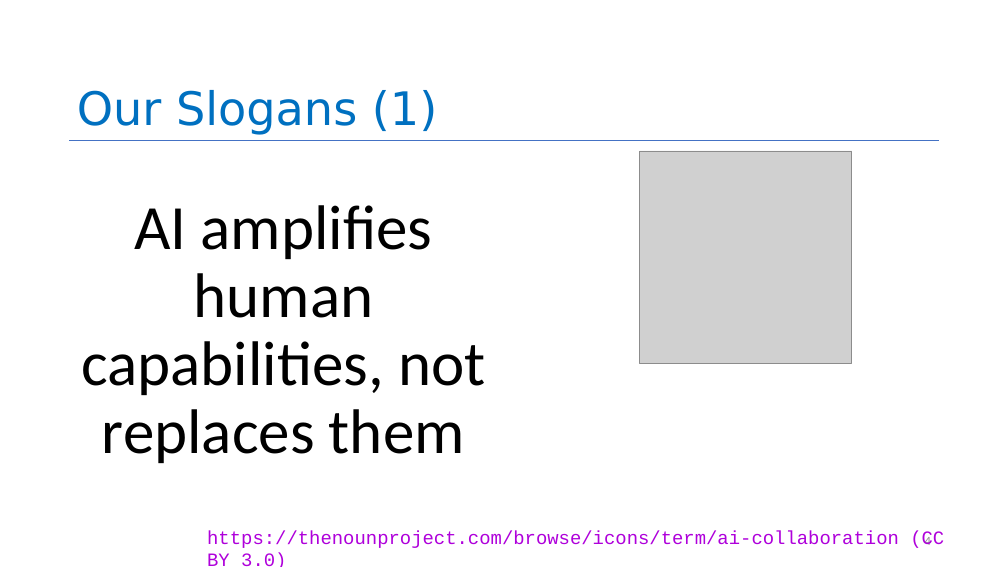
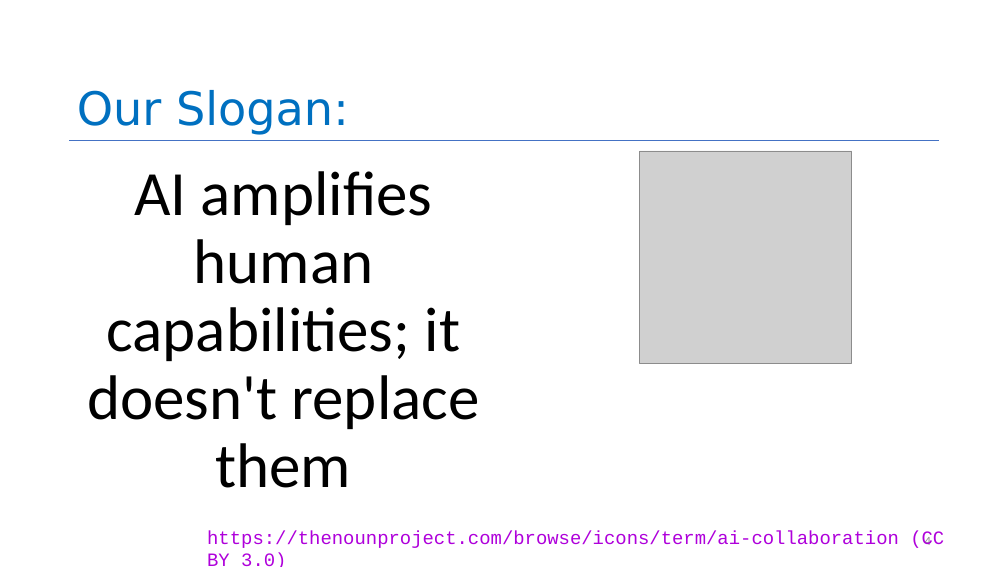
Before and after one commit to neu-se/CS4530-Spring-2026, a slide deck: slide 4 of Slides/Module 16 Using AI Agents.pptx. Drawn at 1008x567 pixels with LibreOffice and Linux fonts; fonts in the diff are those of the drawing; grey boxes stand for pictures. Boxes give left, top, right and bottom in pixels: in the first picture for what was removed or moved away, otherwise in the second. Text is boxed around its words. In the diff, an @@ line names an element or a change of style, - is before the commit and + after.

```diff
--- a/Slides/Module 16 Using AI Agents.pptx
+++ b/Slides/Module 16 Using AI Agents.pptx
@@ title at bbox=[77, 90, 349, 135]: text changed @@
-Our Slogans (1)
+Our Slogan:
@@ text at bbox=[87, 171, 480, 488]: text changed @@
-AI amplifies human capabilities, not replaces them
+AI amplifies human capabilities; it doesn't replace them
```
Also in this commit, not shown: 18 other slides changed, 21 slides added, 18 slides removed, 2 other files.
